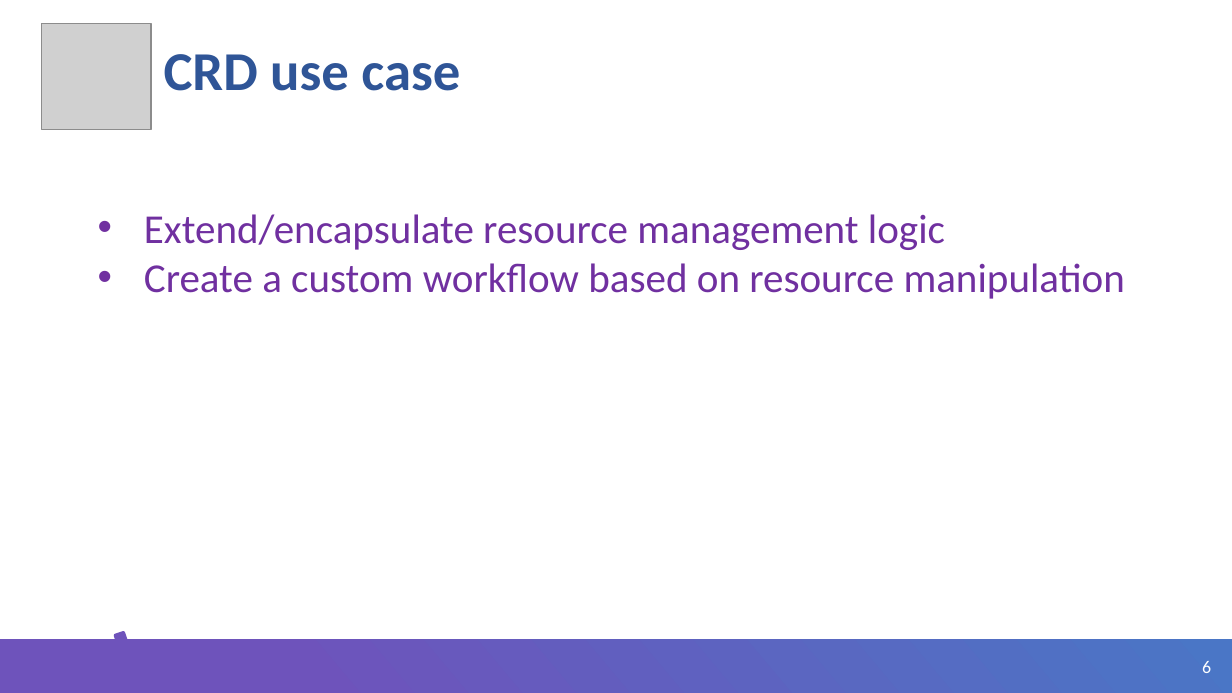
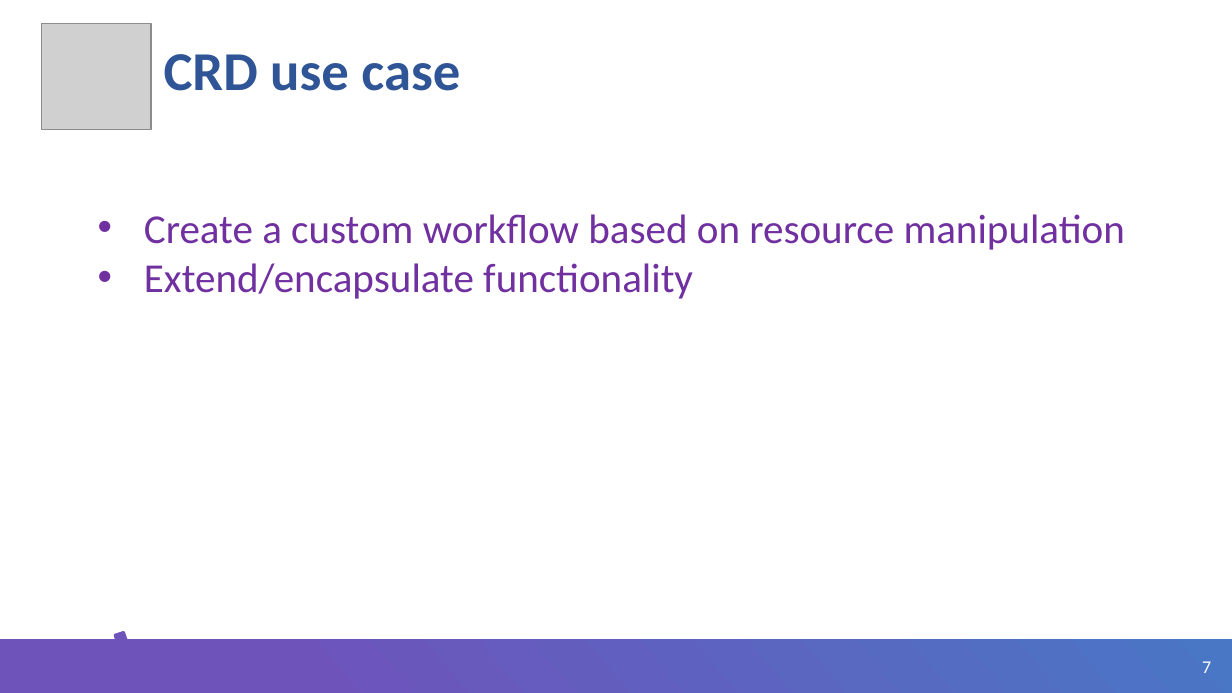
Before and after one commit to ybaryshnikova/extensions-meetup, a slide deck: slide 7 of Kubernetes CRD Helm.pptx (slide 6 before the commit). Drawn at 1232x693 pixels with LibreOffice and Linux fonts; fonts in the diff are those of the drawing; grey boxes stand for pictures; background and template pictures are left out. Boxes give left, top, right and bottom in pixels: in the first picture for what was removed or moved away, otherwise in the second. Text is boxed around its words. In the diff, an @@ line names an element or a change of style, - is before the commit and + after.

```diff
--- a/Kubernetes CRD Helm.pptx
+++ b/Kubernetes CRD Helm.pptx
@@ text at box(144, 214, 945, 250): paragraph removed @@
-• Extend/encapsulate resource management logic
@@ text at box(144, 263, 693, 299): paragraph added @@
+• Extend/encapsulate functionality
@@ page number at box(1202, 661, 1211, 673): text changed @@
-6
+7
```
Also in this commit, not shown: 2 other slides changed, 1 slide added, 1 slide removed, 1 other file.
